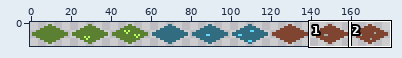
Edited in one commit: sprite sheet (content/images/tiles.png). The picture above shows the old version from afar; the outline marks the close-up.
Close-up. As it was:
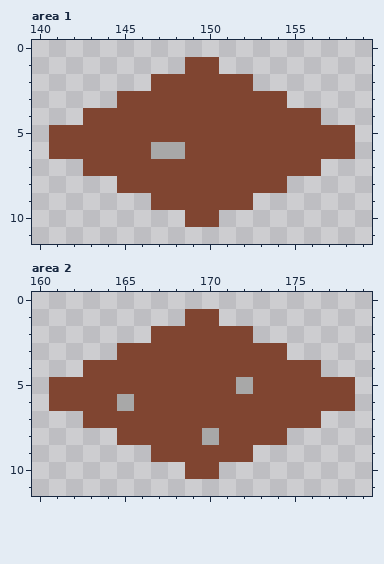
The file is 180x12 pixels. Shown: area 1: x 140..159, y 0..11; area 2: x 160..179, y 0..11. The commit also changed other parts of the picture, which this record leaves out.
And afterwards:
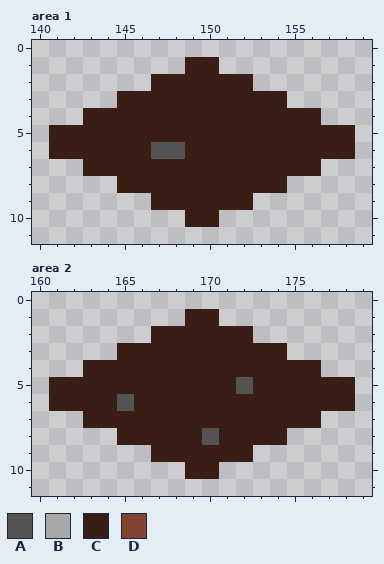
Palette (. is transparent): A #545454  B #a8a8a8  C #381e15  D #804531
Diff:
Changed rows in their new state; - is an unchanged pixel.
Area 1:
first column x 141:
 1 --------CC--------
 2 ------CCCCCC------
 3 ----CCCCCCCCCC----
 4 --CCCCCCCCCCCCCC--
 5 CCCCCCCCCCCCCCCCCC
 6 CCCCCCAACCCCCCCCCC
 7 --CCCCCCCCCCCCCC--
 8 ----CCCCCCCCCC----
 9 ------CCCCCC------
10 --------CC--------
Area 2:
first column x 161:
 1 --------CC--------
 2 ------CCCCCC------
 3 ----CCCCCCCCCC----
 4 --CCCCCCCCCCCCCC--
 5 CCCCCCCCCCCACCCCCC
 6 CCCCACCCCCCCCCCCCC
 7 --CCCCCCCCCCCCCC--
 8 ----CCCCCACCCC----
 9 ------CCCCCC------
10 --------CC--------
